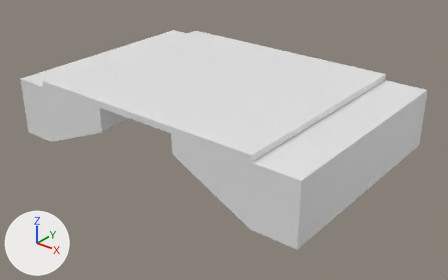
What one commit did to the FBX model Static Meshes/Bio Room/Bio Corridor/Originals/roof_set1.fbx.
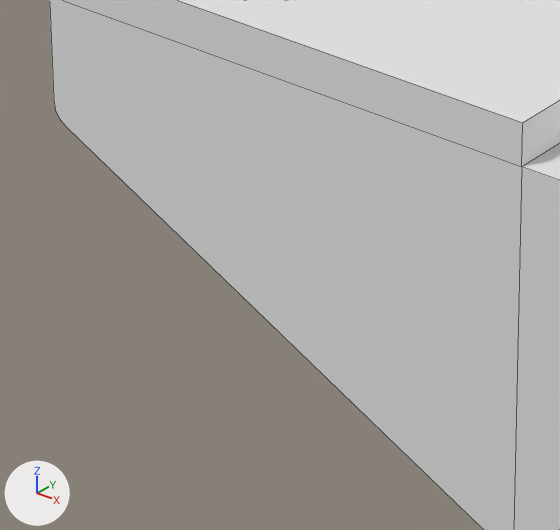
Each version appears first whole from a 50 mm lens placed at (3.13, -8.91, 8.17), pointed at (-2.46, -1.92, 3.83), and next in a close-up on the part from 36% to 58% of the width and 48% to 80% of the height. Lighting does not change. The marker at lower left points along +X, +Y and +Z. The close-ups show mesh edges as thin lines. Where no turn or scale is listed for an object, it has been applied to the vertices.
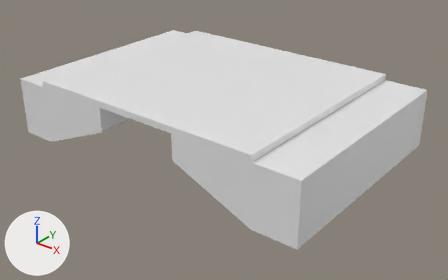
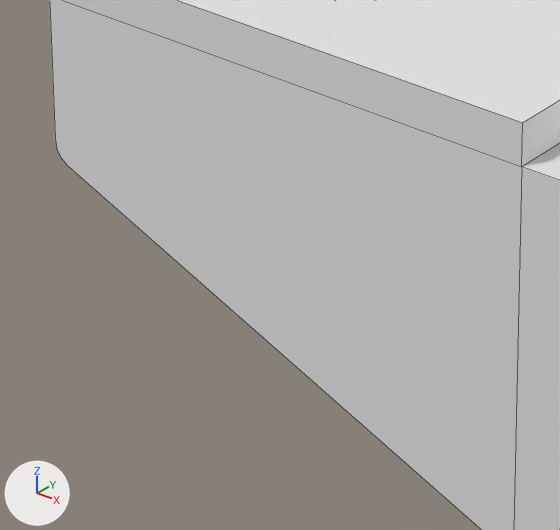
What differs and where, as boxes [x1, y1, x2, y2] in the close-ups (560 x 530 px; the box of a moved part takes in the faces that stretch with it):
part 1 of me_mesh, moved or reshaped
    both: [53, 92, 487, 530]

The change, as a list of edits to the scene's bpy script:
```text
Change me_mesh:
    where me_mesh.from_pydata(...)  # 60 vertices, 46 faces; spans x -5.3..0.0, y -3.6..0.0, z 3.76..4.8
    used by ob_cube; location = (0.0, 0.0, 0.0)
    before: 25 (-1.96, 0.0, 4.38), 26 (-1.96, -3.6, 4.38) at pixel (66, 126), 29 (-2.0, 0.0, 4.44), 30 (-2.0, -3.6, 4.44) at pixel (53, 99), 44 (-1.98, 0.0, 4.4)
    before: 45 (-2.0, 0.0, 4.42), 46 (-1.98, -3.6, 4.4) at pixel (59, 118), 47 (-2.0, -3.6, 4.42) at pixel (55, 109)
    me_mesh part 1
    add for i in [25, 26, 29, 30, *range(44, 48)]: me_mesh.vertices[i].co += Vector((0.0, 0.0, -0.1))
```
